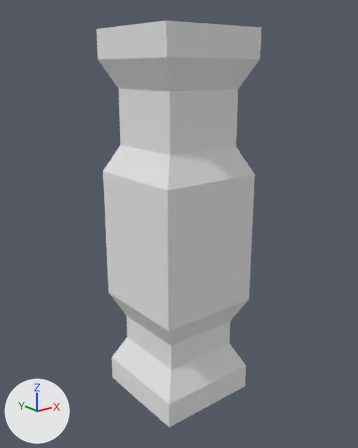
What one commit did to the Blender file models/engine.blend.
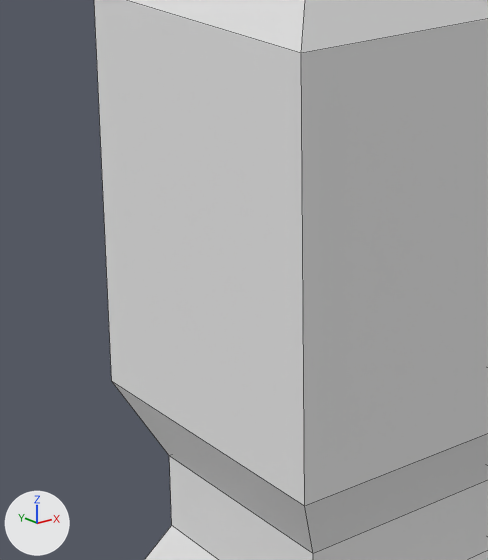
Each version appears first whole from a 50 mm lens placed at (-2.82, -3.55, 3.17), pointed at (0.01, -0.01, 1.75), and next in a close-up on the part from 21% to 63% of the width and 39% to 78% of the height. Lighting does not change. The marker at lower left points along +X, +Y and +Z. The close-ups show mesh edges as thin lines.

The older version as bpy lines, for what is in view:
```python
me_cube = bpy.data.meshes.new('Cube')
me_cube.from_pydata(...)  # 44 vertices, 42 faces; spans x -1.0..1.0, y -1.0..1.0, z -1.0..6.0
me_cube.materials.append(mat_material)  # its picture is missing
ob_cube = bpy.data.objects.new('Cube', me_cube)
ob_cube.location = (0.0, 0.0, 0.5)
ob_cube.scale = (0.5, 0.5, 0.5)
```
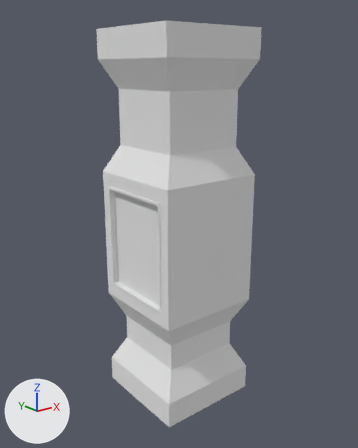
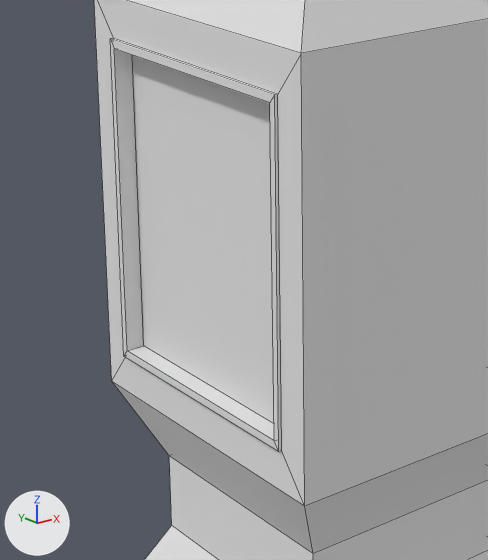
Commit message: Engine panel addition

Changed parts and their boxes [x1, y1, x2, y2] in the close-ups (488 x 560 px):
part 1 of me_cube, built on
    both: [94, 0, 305, 506]

Edits to the bpy script that builds the scene:
```text
Change me_cube:
    used by ob_cube; location = (0.0, 0.0, 0.5); scale = (0.5, 0.5, 0.5)
    remove me_cube.from_pydata(...)  # 44 vertices, 42 faces; spans x -1.0..1.0, y -1.0..1.0, z -1.0..6.0
    add me_cube.from_pydata(...)  # 60 vertices, 58 faces; spans x -1.02..1.0, y -1.0..1.0, z -1.0..6.0
    me_cube part 1
    1 face is deleted
    16 vertices are added at x -1.02..-0.9, y -0.8..0.8, z 1.25..3.25
    17 new faces join them
```
